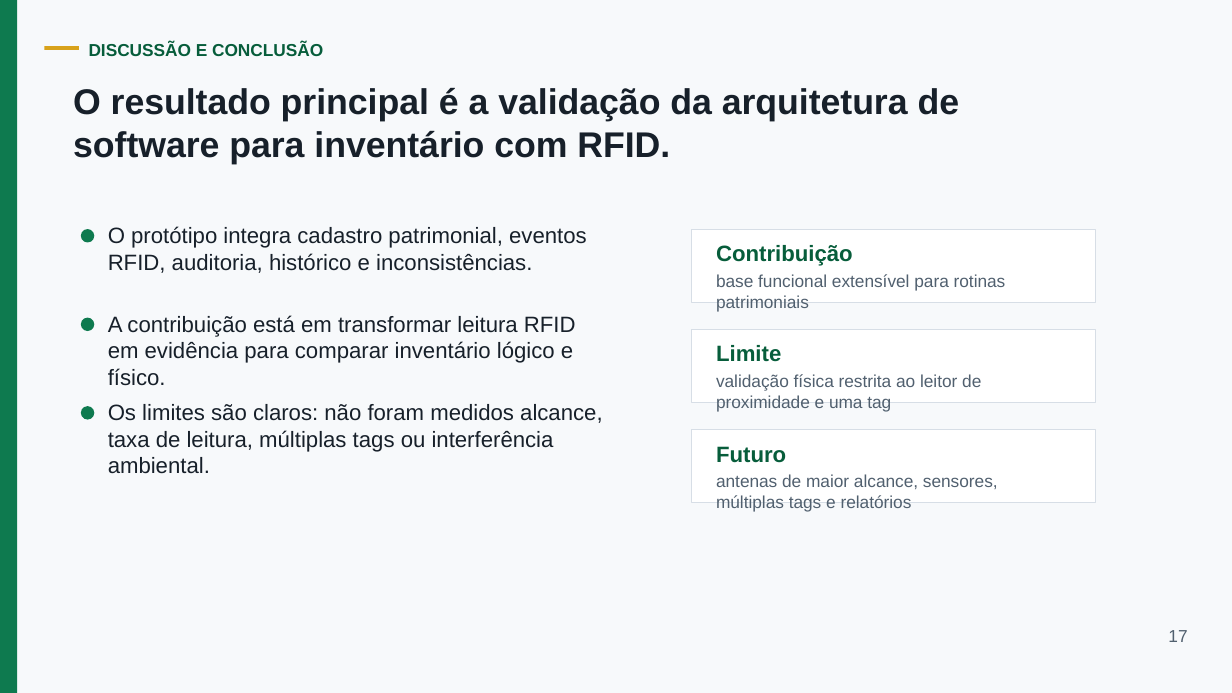
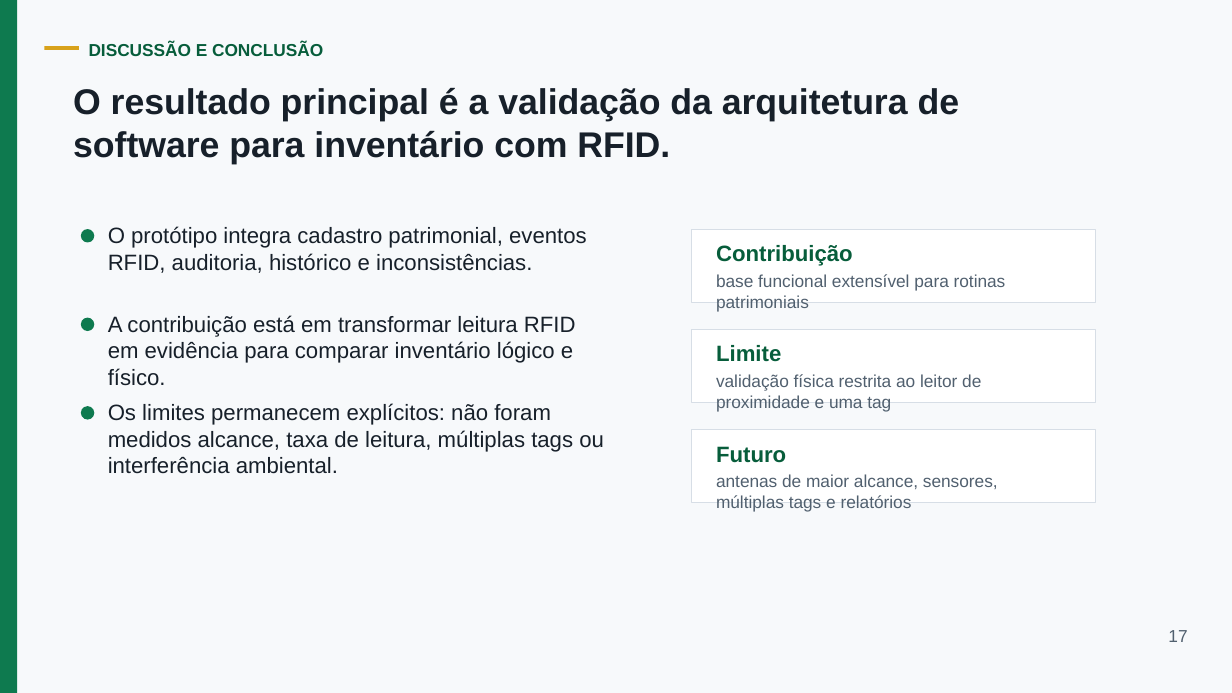
Before and after one commit to EzekLobo/InventoryRFID, a slide deck: slide 17 of docs/tcc/apresentacao-inventoryrfid-15min.pptx. Drawn at 1232x693 pixels with LibreOffice and Linux fonts; fonts in the diff are those of the drawing. Boxes give left, top, right and bottom in pixels: in the first picture for what was removed or moved away, otherwise in the second. Text is boxed around its words. In the diff, an @@ line names an element or a change of style, - is before the commit and + after.

Commit message:
docs(slides): revise defense presentation grammar

```diff
--- a/docs/tcc/apresentacao-inventoryrfid-15min.pptx
+++ b/docs/tcc/apresentacao-inventoryrfid-15min.pptx
@@ text at <box>108,403,604,474</box>: text changed @@
-Os limites são claros: não foram medidos alcance, taxa de leitura, múltiplas tags ou interferência ambiental.
+Os limites permanecem explícitos: não foram medidos alcance, taxa de leitura, múltiplas tags ou interferência ambiental.
```
Also in this commit, not shown: 7 other slides changed, 28 other files.
